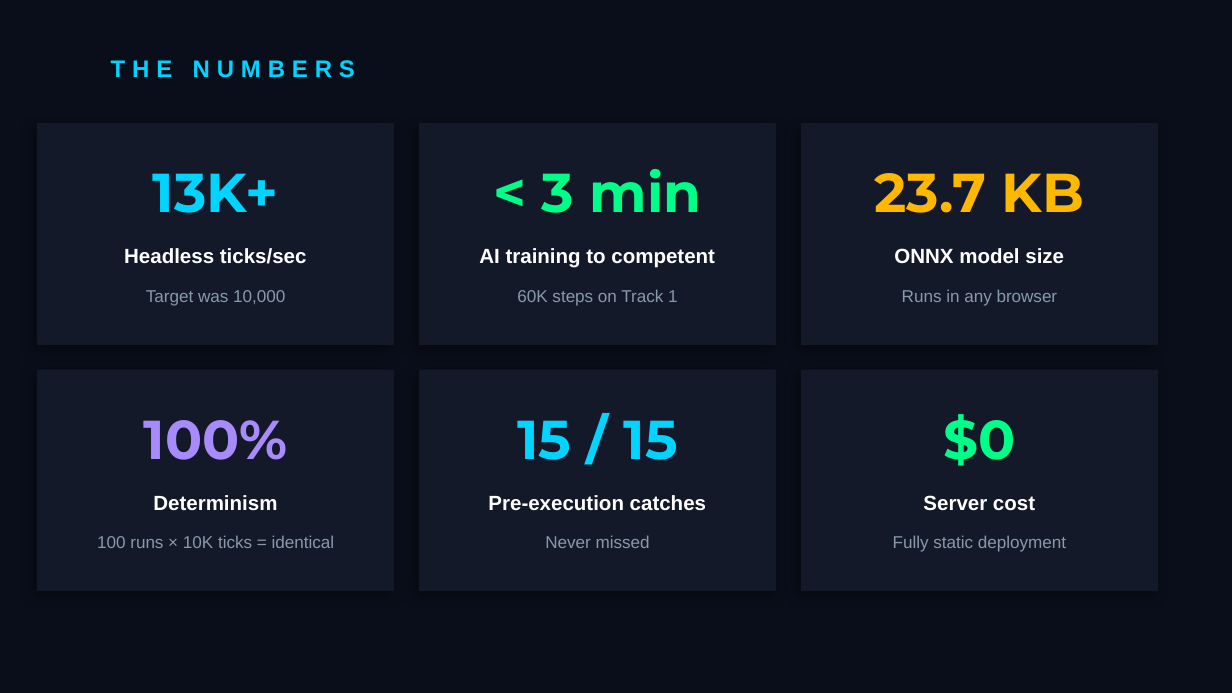
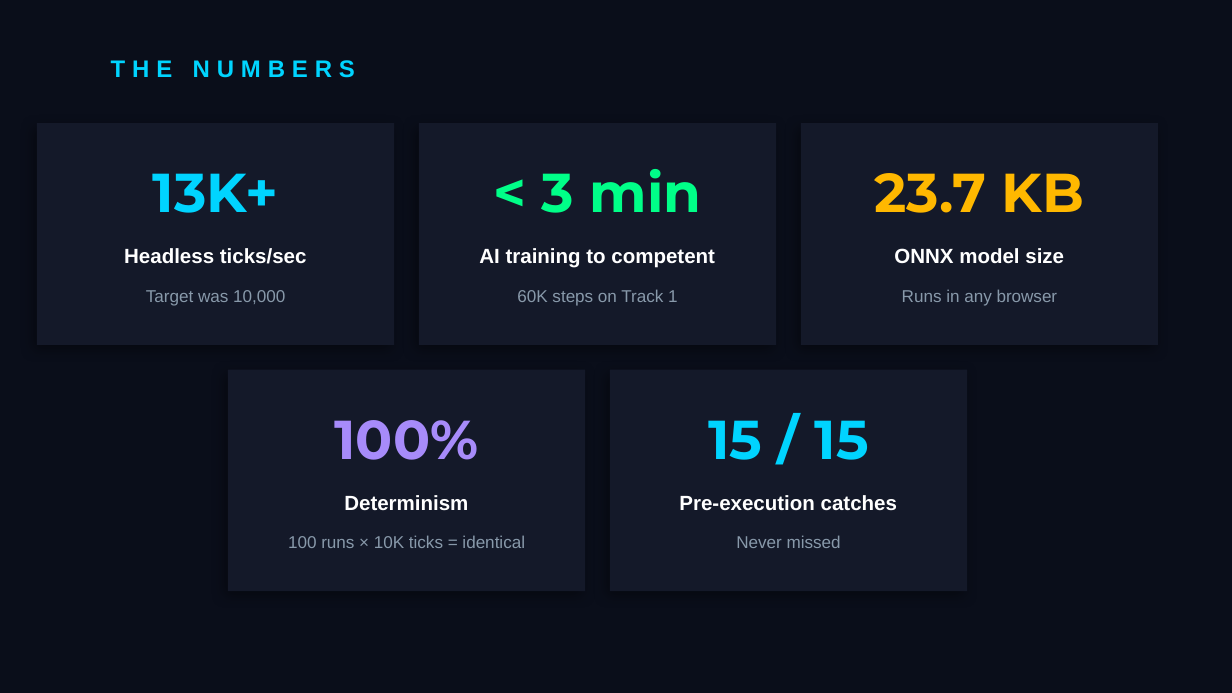
Before and after one commit to mbriggsy/ai-learning-journey, a slide deck: slide 4 of projects/top-down-racer-02/docs/summary/AI-Autonomy-Executive-Deck.pptx. Drawn at 1232x693 pixels with LibreOffice and Linux fonts; fonts in the diff are those of the drawing. Boxes give left, top, right and bottom in pixels: in the first picture for what was removed or moved away, otherwise in the second. Text is boxed around its words. In the diff, an @@ line names an element or a change of style, - is before the commit and + after.

```diff
--- a/projects/top-down-racer-02/docs/summary/AI-Autonomy-Executive-Deck.pptx
+++ b/projects/top-down-racer-02/docs/summary/AI-Autonomy-Executive-Deck.pptx
@@ 6 texts, 2 rectangles: place and size @@
-6 texts, 2 rectangles at [37, 370, 776, 591]
+6 texts, 2 rectangles at [228, 370, 967, 591]
@@ rectangle removed at [801, 370, 1158, 591] @@
@@ text removed at [943, 414, 1015, 466] @@
-$0
@@ text removed at [923, 495, 1035, 511] @@
-Server cost
@@ text removed at [893, 535, 1066, 552] @@
-Fully static deployment
```
Also in this commit, not shown: 4 other slides changed.
